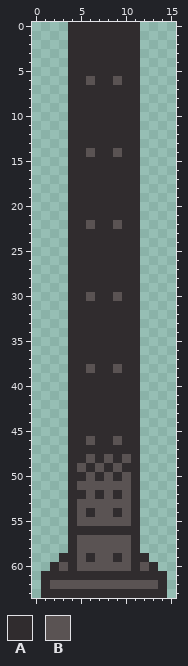
Pixel-art sprite, stored at assets/2d/level/pipe.png. The first picture shows the starting point.
The file is 16x64 pixels.
Palette (. is transparent): A #302c2e  B #5a5353
Pixels before, first column x 1:
 0 ...AAAAAAAA...
 1 ...AAAAAAAA...
 2 ...AAAAAAAA...
 3 ...AAAAAAAA...
 4 ...AAAAAAAA...
 5 ...AAAAAAAA...
 6 ...AABAABAA...
 7 ...AAAAAAAA...
 8 ...AAAAAAAA...
 9 ...AAAAAAAA...
10 ...AAAAAAAA...
11 ...AAAAAAAA...
12 ...AAAAAAAA...
13 ...AAAAAAAA...
14 ...AABAABAA...
15 ...AAAAAAAA...
16 ...AAAAAAAA...
17 ...AAAAAAAA...
18 ...AAAAAAAA...
19 ...AAAAAAAA...
20 ...AAAAAAAA...
21 ...AAAAAAAA...
22 ...AABAABAA...
23 ...AAAAAAAA...
24 ...AAAAAAAA...
25 ...AAAAAAAA...
26 ...AAAAAAAA...
27 ...AAAAAAAA...
28 ...AAAAAAAA...
29 ...AAAAAAAA...
30 ...AABAABAA...
31 ...AAAAAAAA...
32 ...AAAAAAAA...
33 ...AAAAAAAA...
34 ...AAAAAAAA...
35 ...AAAAAAAA...
36 ...AAAAAAAA...
37 ...AAAAAAAA...
38 ...AABAABAA...
39 ...AAAAAAAA...
40 ...AAAAAAAA...
41 ...AAAAAAAA...
42 ...AAAAAAAA...
43 ...AAAAAAAA...
44 ...AAAAAAAA...
45 ...AAAAAAAA...
46 ...AABAABAA...
47 ...AAAAAAAA...
48 ...AABABABA...
49 ...ABABABAA...
50 ...AABABABA...
51 ...ABBBBBBA...
52 ...AABABABA...
53 ...ABBBBBBA...
54 ...ABABBABA...
55 ...ABBBBBBA...
56 ...AAAAAAAA...
57 ...ABBBBBBA...
58 ...ABBBBBBA...
59 ..AABABBABAA..
60 .ABABBBBBBABA.
61 AAAAAAAAAAAAAA
62 ABBBBBBBBBBBBA
63 AAAAAAAAAAAAAA
New version:
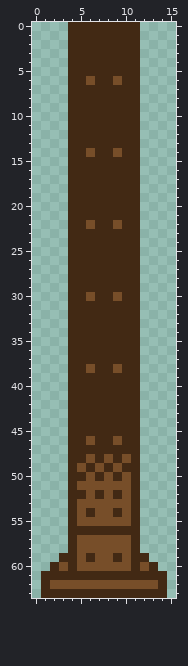
From old to new:
colour A: #302c2e -> #422914
colour B: #5a5353 -> #774e29
